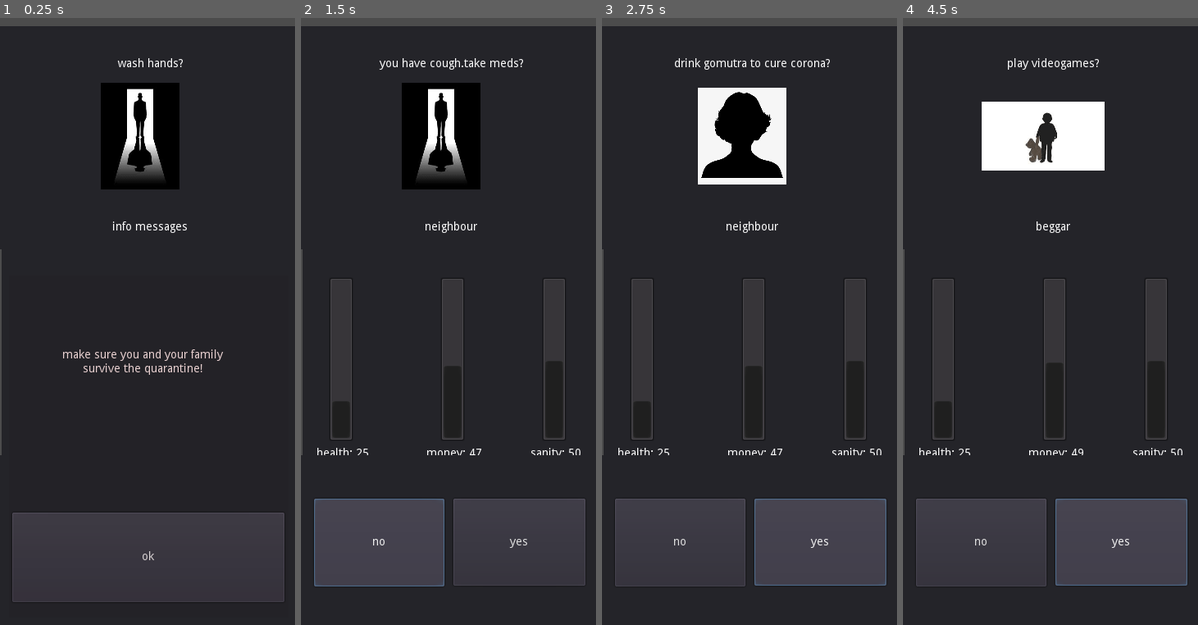
Above: before the commit, frames 1-4 (left to right).
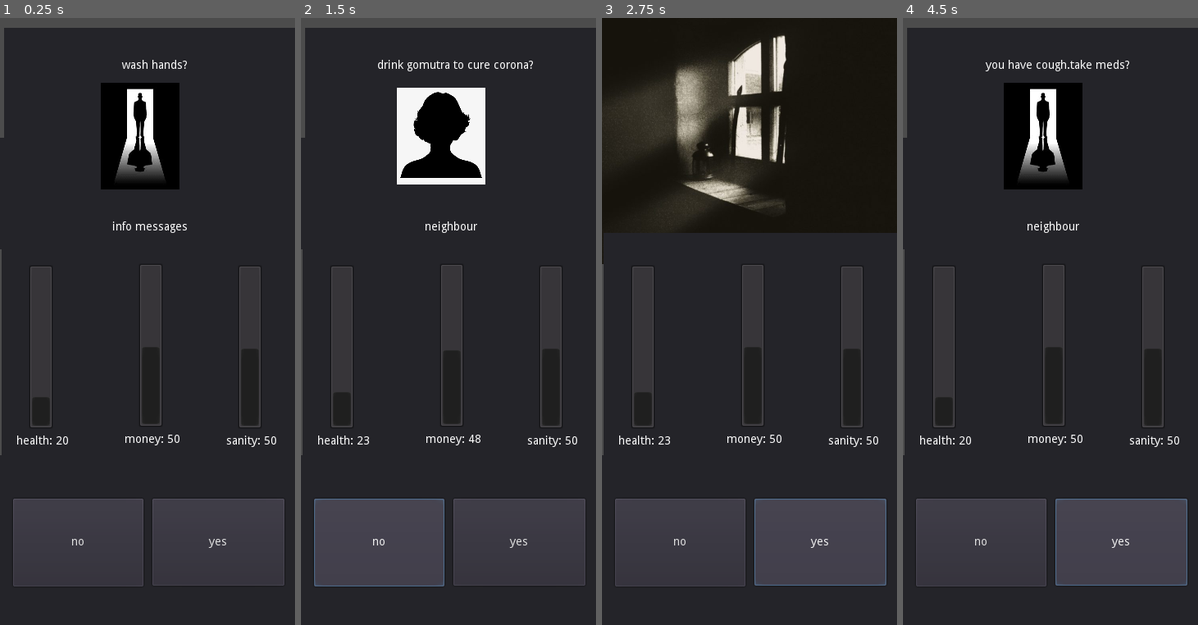
Above: after the commit, the same moments.

Repository: siddhantxshirguppe/coronaQUIZ
Game: Godot game, scene res://mainPage.tscn
Same seed, same stepped clock (60 frames per second), same inputs: the game is played once before the commit and once after it.
Inputs:
- Up to frame 1 (0.25 s): no input
- Up to frame 2 (1.5 s): click "yes" at 0.5 s; click "no" at 1.25 s
- Up to frame 3 (2.75 s): click "yes" at 2 s
- Up to frame 4 (4.5 s): click "yes" at 2.75 s; tap Enter at 3.5 s; tap Space at 4.25 s

The runs differ from the first frame. In frame 1, 4.7% of the frame differs, in the area x 0-100%, y 1-97%; in frame 2, 6.7%; in frame 3, 30%, in the area x 0-100%, y 0-73%; in frame 4, 8.6%.

Commit message:
added audio

Diff:
--- a/mainPage.gd
+++ b/mainPage.gd
@@ -1,8 +1,10 @@
 extends Node
 
 export (NodePath) var questionbankpath
+export (NodePath) var sfxbankpath
 
 onready var questionbanknode = get_node(questionbankpath)
+onready var sfxnode = get_node(sfxbankpath)
 
 var answer
 var questionnode
@@ -63,21 +65,18 @@
 	update_resource_ui()
 
 func _on_Button_pressed():
+	sfxnode.get_child(7).play();
+
 	updateStats(false)
-	if answer == true :
-		print("you are correct!\n")
 
-	else:
-		print("you are wrong\n")
 	setQuestion()
 
 
 func _on_Button2_pressed():
+	sfxnode.get_child(6).play();
+
 	updateStats(true)
-	if answer == false :
-		print("you are correct!\n")
-	else:
-		print("you are wrong\n")
+
 	setQuestion()
 
 
--- a/mainPage.tscn
+++ b/mainPage.tscn
@@ -1,17 +1,20 @@
-[gd_scene load_steps=4 format=2]
+[gd_scene load_steps=5 format=2]
 
 [ext_resource path="res://mainPage.gd" type="Script" id=1]
 [ext_resource path="res://questionHolder.tscn" type="PackedScene" id=2]
 [ext_resource path="res://ResourceBar.tscn" type="PackedScene" id=3]
+[ext_resource path="res://sfxHolder.tscn" type="PackedScene" id=4]
 
 [node name="Control" type="Node"]
 script = ExtResource( 1 )
 questionbankpath = NodePath("questionHolder")
+sfxbankpath = NodePath("sfxHolder")
 
 [node name="QuestionPanel" type="Panel" parent="."]
-margin_top = 10.0
-margin_right = 365.0
-margin_bottom = 154.0
+margin_left = 4.64819
+margin_top = 12.0
+margin_right = 360.648
+margin_bottom = 156.0
 __meta__ = {
 "_edit_use_anchors_": false
 }
@@ -63,26 +66,28 @@
 }
 
 [node name="HealthResourceBar" parent="ResourcesPanel" instance=ExtResource( 3 )]
-margin_top = 54.4588
-margin_bottom = 254.459
+margin_left = 1.10803
+margin_top = 38.9464
+margin_right = 101.108
+margin_bottom = 238.947
 
 [node name="Label" parent="ResourcesPanel/HealthResourceBar" index="1"]
 text = "health"
 
 [node name="MoneyResourceBar" parent="ResourcesPanel" instance=ExtResource( 3 )]
-margin_left = 135.837
-margin_top = 54.4588
-margin_right = 235.837
-margin_bottom = 254.459
+margin_left = 134.729
+margin_top = 36.7303
+margin_right = 234.729
+margin_bottom = 236.73
 
 [node name="Label" parent="ResourcesPanel/MoneyResourceBar" index="1"]
 text = "money"
 
 [node name="SanityResourceBar" parent="ResourcesPanel" instance=ExtResource( 3 )]
-margin_left = 260.401
-margin_top = 54.4588
-margin_right = 360.401
-margin_bottom = 254.459
+margin_left = 255.969
+margin_top = 38.9464
+margin_right = 355.969
+margin_bottom = 238.947
 
 [node name="Label" parent="ResourcesPanel/SanityResourceBar" index="1"]
 text = "sanity"
@@ -118,6 +123,7 @@
 [node name="questionHolder" parent="." instance=ExtResource( 2 )]
 
 [node name="info" type="Panel" parent="."]
+visible = false
 modulate = Color( 0.964706, 0.941176, 0.941176, 1 )
 margin_left = 11.0975
 margin_top = 314.172
@@ -151,6 +157,8 @@
 __meta__ = {
 "_edit_use_anchors_": false
 }
+
+[node name="sfxHolder" parent="." instance=ExtResource( 4 )]
 [connection signal="pressed" from="OptionsPanel/yesbutton" to="." method="_on_Button_pressed"]
 [connection signal="pressed" from="OptionsPanel/nobutton" to="." method="_on_Button2_pressed"]
 [connection signal="pressed" from="info/ok" to="." method="_on_ok_pressed"]
--- /dev/null
+++ b/sfxHolder.tscn
@@ -0,0 +1,49 @@
+[gd_scene load_steps=12 format=2]
+
+[ext_resource path="res://Music/back.wav" type="AudioStream" id=1]
+[ext_resource path="res://Music/child.wav" type="AudioStream" id=2]
+[ext_resource path="res://Music/cough.wav" type="AudioStream" id=3]
+[ext_resource path="res://Music/gameover.wav" type="AudioStream" id=4]
+[ext_resource path="res://Music/goodnotif.wav" type="AudioStream" id=5]
+[ext_resource path="res://Music/door.wav" type="AudioStream" id=6]
+[ext_resource path="res://Music/possel.wav" type="AudioStream" id=7]
+[ext_resource path="res://Music/negsel.wav" type="AudioStream" id=8]
+[ext_resource path="res://Music/radio.wav" type="AudioStream" id=9]
+[ext_resource path="res://Music/sanity.wav" type="AudioStream" id=10]
+[ext_resource path="res://Music/wife.wav" type="AudioStream" id=11]
+
+[node name="sfxHolder" type="Node2D"]
+
+[node name="back" type="AudioStreamPlayer2D" parent="."]
+stream = ExtResource( 1 )
+
+[node name="child" type="AudioStreamPlayer2D" parent="."]
+stream = ExtResource( 2 )
+
+[node name="cough" type="AudioStreamPlayer2D" parent="."]
+stream = ExtResource( 3 )
+
+[node name="door" type="AudioStreamPlayer2D" parent="."]
+stream = ExtResource( 6 )
+
+[node name="gameover" type="AudioStreamPlayer2D" parent="."]
+stream = ExtResource( 4 )
+
+[node name="goodnotif" type="AudioStreamPlayer2D" parent="."]
+stream = ExtResource( 5 )
+
+[node name="negsel" type="AudioStreamPlayer2D" parent="."]
+stream = ExtResource( 8 )
+
+[node name="possel" type="AudioStreamPlayer2D" parent="."]
+stream = ExtResource( 7 )
+volume_db = 13.439
+
+[node name="sanity" type="AudioStreamPlayer2D" parent="."]
+stream = ExtResource( 10 )
+
+[node name="radio" type="AudioStreamPlayer2D" parent="."]
+stream = ExtResource( 9 )
+
+[node name="wife" type="AudioStreamPlayer2D" parent="."]
+stream = ExtResource( 11 )
Not shown, added: Music/back.wav.import
Not shown, added: Music/child.wav.import
Not shown, added: Music/cough.wav.import
Not shown, added: Music/door(aggressive).wav.import
Not shown, added: Music/door.wav.import
Not shown, added: Music/gameover.wav.import
Not shown, added: Music/goodnotif.wav.import
Not shown, added: Music/negsel.wav.import
Not shown, added: Music/possel.wav.import
Not shown, added: Music/radio.wav.import
Not shown, added: Music/sanity.wav.import
Not shown, added: Music/wife.wav.import
(and 12 more such lines)
